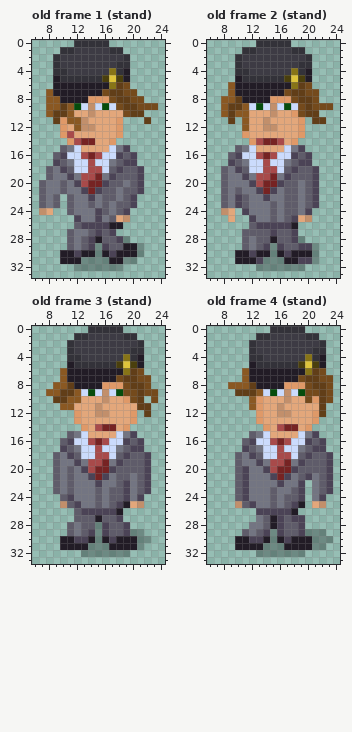
Pixel-art file: art/cfe-reb-drunk.aseprite. The first picture shows the starting point.
32x35 pixels, 15 frames. Colours within 5 levels of each other are drawn and written as one. Shown: old frame 1 (stand): x 6..24, y 0..33; old frame 2 (stand): x 6..24, y 0..33; old frame 3 (stand): x 6..24, y 0..33; old frame 4 (stand): x 6..24, y 0..33.
The same view after the edit:
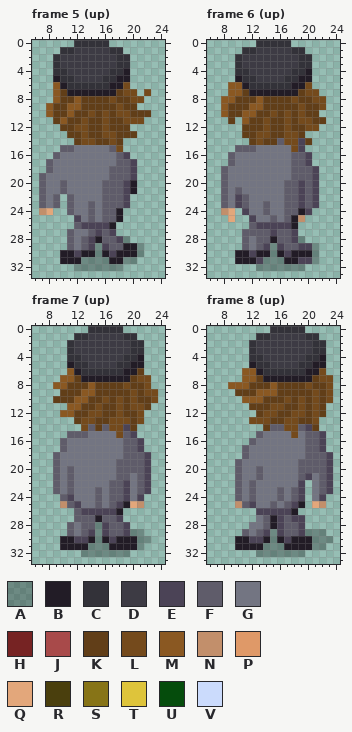
Palette (. is transparent): A #00000046  B #221c26  C #333239  D #3d3b44  E #4b4356  F #5f5c6a  G #737582  H #762323  J #a84a4a  K #613e18  L #744a1c  M #8a5822  N #c28f6b  P #df9968  Q #e3a77b  R #4a3f0d  S #877417  T #dec43b  U #054c0c  V #cbdbfc
A new or re-ordered frame is compared with the old frame closest to it.
Commit message: Drunk animation for facing up
From old to new:
frames 15 -> 19
--- frame 5 (up) is new; against old frame 1 (stand), layer "Layer 1"
@@ x 6..24 @@
  1 ....CCDDDDDCC......
- 2 ...CDDDDDDDDDC.....
+ 2 ...CDDDDDDDDCC.....
  3 ...CDDDDDDDDCC.....
- 4 ...CCDDDDDDSCB.....
- 5 ...BCCCCCCRTRB.....
- 6 ...BBBBBBBBSKL.....
- 7 ..MBBBBBBBLKKLL....
- 8 ..MMBBBBPPPLKKLL...
- 9 ..MMKMUVNVUVLKKLLL.
-10 ..MKKMQQNQQQQLKK...
-11 ...KPMMNQQQQP...K..
-12 ....PQMNNQQQP......
-13 ....PJQQQQQQP......
-14 .....PJHHQQP.......
-15 ....FGVQQQQVGE.....
-16 ...FEVVJHJVVEFE....
-17 ...EFGVVJVVGFEE....
-18 ..FGEFVVJJVFEFFE...
-19 ..FGGEGJJHGEFFFE...
-20 .FGGFGEJHHEFFGFE...
-21 .FGGFGGEHEFFGFFE...
-22 .FGF.FGGEGFFGFE....
-23 .FGF.FGGFGFGFFE....
-24 .NQ..FGGGEFGFE.....
-25 ......EGGEGFQN.....
-26 ......FEEEEBB......
+ 4 ...CCDDDDDDCCB.....
+ 5 ...BCCDDDDCCBB.....
+ 6 ...MBCCCCCCBBL.....
+ 7 ...MKBBBBBBBKLL.L..
+ 8 ...MKKMKKKKLKKLL...
+ 9 ..MKKMMKKKKKLKK....
+10 ..MKKMKKLKLKLLKKK..
+11 ...KMKKLKKLKKLLL...
+12 ....KKLLKKLKKK.....
+13 .....KKLKKLLKKK....
+14 ......KLLKKLK......
+15 ....FFGGGGGFL......
+16 ...FGGGGGGGGFE.....
+17 ..FGGGGGGGGGFFE....
+18 ..FGGGGGGGGFFFE....
+19 .FGGGGGGGGGFFFE....
+20 .FGGFGGGGGFFFEB....
+21 .FGGFGGGGGFFFEB....
+22 .FGF.FGGGGFFFE.....
+23 .FGF.FGGFGFFFE.....
+24 .NQ..FGGFGFFB......
+25 ......EGFGFFB......
+26 ......FEEEEB.......
 27 .....FGGFEFE.......
--- frame 6 (up) is new; against old frame 2 (stand), layer "Layer 1"
@@ x 6..24 @@
  1 .....CCDDDDDCC.....
- 2 ....CDDDDDDDDDC....
+ 2 ....CDDDDDDDDCC....
  3 ....CDDDDDDDDCC....
- 4 ....CCDDDDDDSCB....
- 5 ....BCCCCCCRTRB....
- 6 ...MBBBBBBBBSKL....
- 7 ...MBBBBBBBLKKLL...
- 8 ..MMKBBBBPPPLKKL...
- 9 ..MKKMVUVNVUVLKLLL.
-10 ..MKMMQQQNQQPLKK...
-11 ...K.MQQNQQQQP.KK..
-12 .....MQQNNQQQP.....
-13 .....PQQQQQQQP.....
-14 ......PJHHJQP......
-15 ....FGVQQQQVGE.....
-16 ...FEVVJHJVVEFE....
-17 ...EFGVVJVVGFEE....
-18 ..FGEFVVJJVFEFFE...
-19 ..FGGEGJJHGEFFFE...
-20 ..FGGGEJHHEFFGFE...
-21 ..FGFGGEHEGFFGFE...
-22 ..FGEFGGEGGFFGFE...
-23 ..FGEFGGGFGFFGFE...
-24 ..NQ.EGGGFGFFGE....
-25 ...Q..EGGFGFEQN....
+ 4 ....CCDDDDDDCCB....
+ 5 ....BCCDDDDCCBB....
+ 6 ...MMBCCCCCCBBL....
+ 7 ...MMKBBBBBBBKLL...
+ 8 ..MMKKKMKKKKLKKLL..
+ 9 ..MKKKMMKKKKKLKKL..
+10 ..MKKMMKKLKLKLKK...
+11 ...K.MKKLKKLKLLKK..
+12 .....KKKLKKLKKLL...
+13 .....KKLLKKLLK.....
+14 ......KLKKFLLEK....
+15 ....FFFGGGGGLE.....
+16 ...FGGGGGGGGFFE....
+17 ...FGGGGGGGGFFE....
+18 ..FGGGGGGGGGFFFE...
+19 ..FGGGGGGGGGFFFE...
+20 ..FGGGGGGGGFFEFE...
+21 ..FGFGGGGGGFFEFE...
+22 ..FGEFGGGGGFFEFE...
+23 ..FGEFGGFGGFFEFE...
+24 ..NQ.EGGFGGFFBE....
+25 ...Q..EGGFGFBN.....
 26 ......FEEEEEB......
--- frame 7 (up) is new; against old frame 3 (stand), layer "Layer 1"
@@ x 6..24 @@
  1 ......CCDDDDDCC....
- 2 .....CDDDDDDDDDC...
+ 2 .....CDDDDDDDDCC...
  3 .....CDDDDDDDDCC...
- 4 .....CCDDDDDDSCB...
- 5 .....BCCCCCCRTRB...
- 6 ....MBBBBBBBBSKL...
- 7 ....MBBBBBBBLKKLL..
- 8 ...MMKBBBBPPPLKKL..
- 9 ..MMKKMVUVNVULLKLL.
-10 ...KKMMQQQNQQPLK.L.
-11 ....MMQQQNQQQQQKK..
-12 ......PQQNNQQQP.K..
-13 ......PQQQQQQQP....
-14 .......PQJHHQP.....
-15 .....FGVQQQQVGE....
-16 ....FEVVJHJVVEFE...
-17 ....EFGVVJVVGFEE...
-18 ...FGEFVVJJVFEFFE..
-19 ...FGGEGJJHGEFFFE..
-20 ...FGFGEJHHEFFFFE..
-21 ...FGFGGEHEGFFGFE..
-22 ...FGFGGGEGGFEGFE..
+ 4 .....CCDDDDDDCCB...
+ 5 .....BCCDDDDCCBB...
+ 6 .....MBCCCCCCBBK...
+ 7 ....MMKBBBBBBBKLL..
+ 8 ...MMKKKMKKKKLKKL..
+ 9 ....KKKMMKKKKKLKLL.
+10 ...KKKMMKKLKLKLKKL.
+11 .....MMKKLKKLKLLK..
+12 ....MMKKLLKKLKKL...
+13 ......KLLKKLLLKL...
+14 .......LFKFLLEK....
+15 .....FFFGGGGLFE....
+16 ....FGGGGGGGGFFE...
+17 ....FGGGGGGGGFFE...
+18 ...FGGGGGGGGGFFFE..
+19 ...FGGGGGGGGFFFFE..
+20 ...FGFGGGGGGFFFFE..
+21 ...FGFGGGGGGFFGFE..
+22 ...FGFGGGGGFFEGFE..
 23 ...FGFGGGFGFFEGFE..
--- frame 8 (up) is new; against old frame 4 (stand), layer "Layer 1"
@@ x 6..24 @@
  1 .......CCDDDDDCC...
- 2 ......CDDDDDDDDDC..
+ 2 ......CDDDDDDDDCC..
  3 ......CDDDDDDDDCC..
- 4 ......CCDDDDDDSCB..
- 5 ......BCCCCCCRTRB..
- 6 .....MBBBBBBBBSKL..
- 7 .....MBBBBBBBLKKLL.
- 8 ...MMMKBBBBPPPLKKL.
- 9 ....KKKMVUVNVULLKL.
-10 ......MPQQQNQQLPKL.
-11 ......MPQQNQQQQQK..
-12 .......PQQNNQQQPK..
-13 .......PQQQQQQQP...
-14 ........PQJHHQP....
-15 ......FGVQQQQVGE...
-16 .....FEVVJHJVVEFE..
-17 .....EFGVVJVVGFEE..
-18 ....FGEFVVJJVFEFFE.
-19 ....FGGEGJJHGEFFFE.
-20 ....FEGGEJHHEFFFFE.
-21 ....FEGGGEHEGFEGFE.
-22 ....FEGGGGEGGE.GFE.
-23 ....FEGGGFGGFE.GFE.
-24 ....FEGGGFGFFE.GE..
+ 4 ......CCDDDDDDCCB..
+ 5 ......BCCDDDDCCBB..
+ 6 .....MMBCCCCCCBBL..
+ 7 .....MMKBBBBBBBKLL.
+ 8 ...MMMKKKMKKKKLKKL.
+ 9 ....KKKMMMKKKKKLKL.
+10 .....MMMKKKLKLKLKL.
+11 ......KKKLLKKLKLK..
+12 .......KLLKKLLKLK..
+13 ......LLLKKLLKKL...
+14 ........KFFLLFEK...
+15 .......FGGGGLGFFE..
+16 ......FGGGGGGGFFE..
+17 .....FGGGGGGGGFFE..
+18 .....FGGGGGGGGFFFE.
+19 ....FGGGGGGGGFFFFE.
+20 ....FGGFGGGGGFFFFE.
+21 ....FGGFGGGGGFEGFE.
+22 ....FGFGGGGGGE.GFE.
+23 ....FGFGGGFGFE.GFE.
+24 ....FGFGGGFGFE.GE..
 25 ....NFEGGFGFEB.QN..
